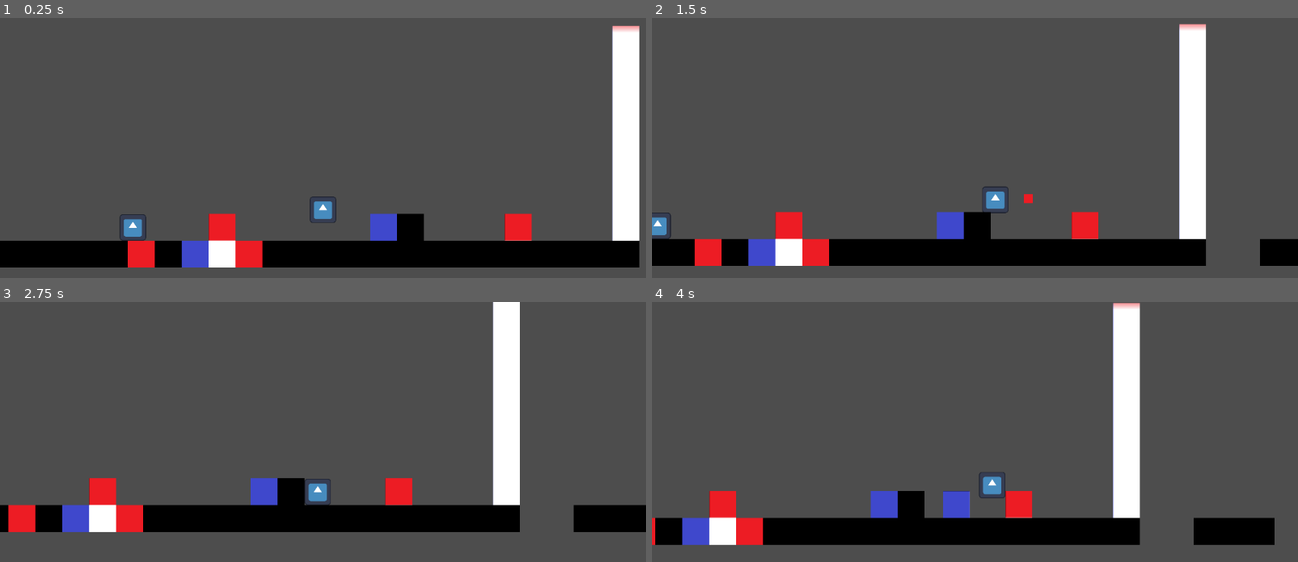
Above: before the commit, frames 1-4 (two rows, left to right).
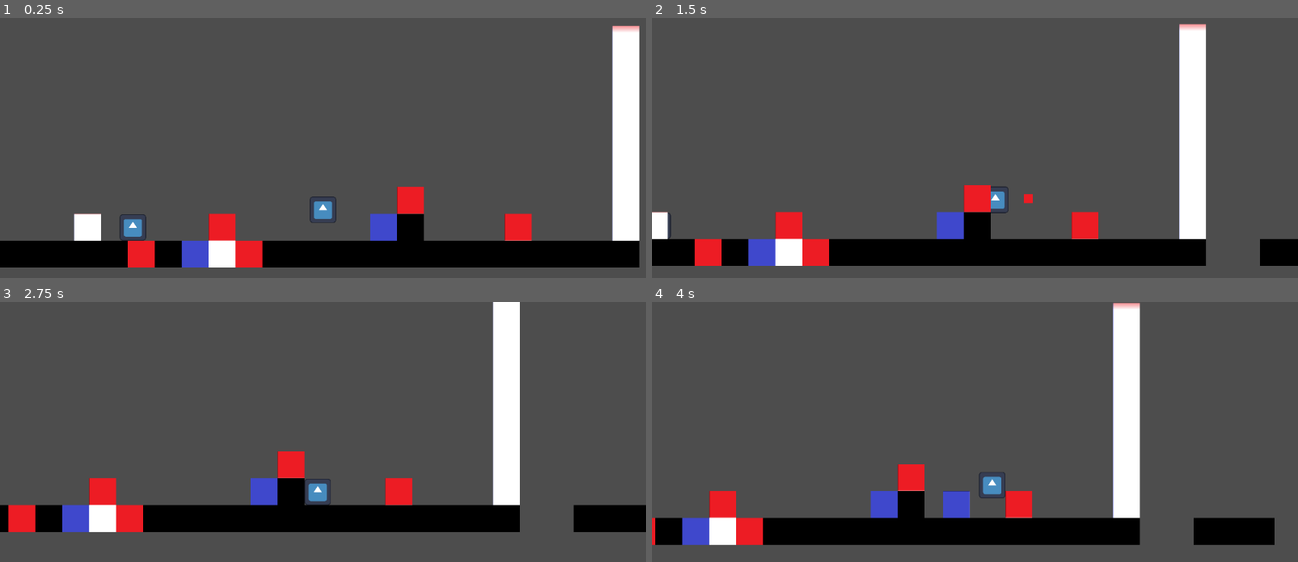
Above: after the commit, the same moments.

Repository: Ismail4537/GGJ2025
Game: Godot game, scene res://scenes/char_test.tscn
Two runs of this game, one before a commit and one after it. Both use one fixed random seed, a clock stepped at 60 frames per second and the inputs below. The engine's default icon, where the game draws it, is replaced by a stand-in: a white triangle on a blue panel in a dark square.
Inputs:
- Up to frame 1 (0.25 s): no input
- Up to frame 2 (1.5 s): tap Enter (ui_accept) at 0.5, 0.77 s; hold Right (ui_right) from 0.53 s (still down); tap Up (addBubble) at 0.6 s; tap Z (shootBubble) at 1.35 s
- Up to frame 3 (2.75 s): tap Enter (ui_accept) at 1.52 s; release Right (ui_right) at 2.03 s; hold Left (ui_left) from 2.03 s (still down); tap Up (addBubble) at 2.1 s
- Up to frame 4 (4 s): release Left (ui_left) at 2.78 s; hold Right (ui_right) from 2.78 s (still down); tap Z (shootBubble) at 2.85 s; tap Enter (ui_accept) at 3.02, 3.77 s; tap Up (addBubble) at 3.6 s

The runs differ from the first frame. In frame 1, 0.9% of the frame differs, in the area x 11-66%, y 64-86%; in frame 2, 0.7%; in frame 3, 0.4%; in frame 4, 0.4%.

Commit message:
button held & press

Diff:
--- /dev/null
+++ b/Scripts/button_held.gd
@@ -0,0 +1,17 @@
+extends Area2D
+
+var pressed = false
+# Called when the node enters the scene tree for the first time.
+func _ready() -> void:
+	pass # Replace with function body.
+
+func _on_body_exited(body:Node2D) -> void:
+	if body.is_in_group("Player") or body.is_in_group("Enemy"):
+		pressed = false
+		print("Button released")
+
+
+func _on_body_entered(body:Node2D) -> void:
+	if body.is_in_group("Player") or body.is_in_group("Enemy"):
+		pressed = true
+		print("Button pressed")
--- /dev/null
+++ b/Scripts/button_press.gd
@@ -0,0 +1,12 @@
+extends Area2D
+
+var pressed = false
+# Called when the node enters the scene tree for the first time.
+func _ready() -> void:
+	pass # Replace with function body.
+
+func _on_body_entered(body:Node2D) -> void:
+	print(body.get_groups())
+	if body.is_in_group("Player") or body.is_in_group("Enemy"):
+		pressed = true
+		print("Button pressed")
--- a/Scripts/cage.gd
+++ b/Scripts/cage.gd
@@ -15,6 +15,4 @@
 	$StaticBody2D.get_child(0).set_deferred("disabled", false)
 	$Area2D.get_child(0).set_deferred("disabled", true)
 	caged = true
-	if (get_parent().get_name() == "geyser_trigger"):
-		get_parent().trigger_ammount_true += 1
-	print(caged)
+	print("Enemy Caged")
--- a/Scripts/geyser_trigger.gd
+++ b/Scripts/geyser_trigger.gd
@@ -25,7 +25,7 @@
 			if child.pressed == true:
 				trigger_ammount_true += 1
 		if child.is_in_group("button_held"):
-			if child.pressed == false:
+			if child.pressed == true:
 				trigger_ammount_true += 1
 
 func open_geyser():
--- a/class/enemy.tscn
+++ b/class/enemy.tscn
@@ -19,7 +19,7 @@
 
 [node name="Enemy" type="CharacterBody2D" groups=["Enemy"]]
 collision_layer = 4
-collision_mask = 17
+collision_mask = 49
 script = ExtResource("1_2u33u")
 
 [node name="Sprite2D" type="Sprite2D" parent="."]
--- a/project.godot
+++ b/project.godot
@@ -42,6 +42,7 @@
 2d_physics/layer_3="Enemy"
 2d_physics/layer_4="Bubble"
 2d_physics/layer_5="Interactable"
+2d_physics/layer_6="Button"
 
 [rendering]
 
--- /dev/null
+++ b/scenes/button_held.tscn
@@ -0,0 +1,26 @@
+[gd_scene load_steps=4 format=3 uid="uid://bg65mq1x6tsrn"]
+
+[ext_resource type="Script" path="res://Scripts/button_held.gd" id="1_rp42s"]
+[ext_resource type="Texture2D" uid="uid://bdm7w5pkj1b6u" path="res://Sprite/Untitled.png" id="1_xjy6n"]
+
+[sub_resource type="RectangleShape2D" id="RectangleShape2D_i73nk"]
+size = Vector2(16, 16)
+
+[node name="Button_held" type="Area2D" groups=["button_held"]]
+collision_layer = 32
+collision_mask = 6
+script = ExtResource("1_rp42s")
+
+[node name="Sprite2D" type="Sprite2D" parent="."]
+scale = Vector2(3, 3)
+texture = ExtResource("1_xjy6n")
+hframes = 2
+vframes = 2
+frame = 3
+
+[node name="CollisionShape2D" type="CollisionShape2D" parent="."]
+scale = Vector2(3, 3)
+shape = SubResource("RectangleShape2D_i73nk")
+
+[connection signal="body_entered" from="." to="." method="_on_body_entered"]
+[connection signal="body_exited" from="." to="." method="_on_body_exited"]
--- /dev/null
+++ b/scenes/button_press.tscn
@@ -0,0 +1,25 @@
+[gd_scene load_steps=4 format=3 uid="uid://p4wwr0bj2o54"]
+
+[ext_resource type="Script" path="res://Scripts/button_press.gd" id="1_bkble"]
+[ext_resource type="Texture2D" uid="uid://bdm7w5pkj1b6u" path="res://Sprite/Untitled.png" id="1_lxbny"]
+
+[sub_resource type="RectangleShape2D" id="RectangleShape2D_i73nk"]
+size = Vector2(16, 16)
+
+[node name="Button_press" type="Area2D" groups=["button_press"]]
+collision_layer = 32
+collision_mask = 6
+script = ExtResource("1_bkble")
+
+[node name="Sprite2D" type="Sprite2D" parent="."]
+scale = Vector2(3, 3)
+texture = ExtResource("1_lxbny")
+hframes = 2
+vframes = 2
+frame = 1
+
+[node name="CollisionShape2D" type="CollisionShape2D" parent="."]
+scale = Vector2(3, 3)
+shape = SubResource("RectangleShape2D_i73nk")
+
+[connection signal="body_entered" from="." to="." method="_on_body_entered"]
--- a/scenes/char_test.tscn
+++ b/scenes/char_test.tscn
@@ -9,6 +9,8 @@
 [ext_resource type="PackedScene" uid="uid://bi55dg2a77x05" path="res://scenes/cage.tscn" id="6_ssmgg"]
 [ext_resource type="PackedScene" uid="uid://e2gssssrepcx" path="res://scenes/geyser.tscn" id="7_oc0od"]
 [ext_resource type="PackedScene" uid="uid://dp3a7suw5yaqs" path="res://scenes/geyser_trigger.tscn" id="8_f60mf"]
+[ext_resource type="PackedScene" uid="uid://p4wwr0bj2o54" path="res://scenes/button_press.tscn" id="10_wafq6"]
+[ext_resource type="PackedScene" uid="uid://bg65mq1x6tsrn" path="res://scenes/button_held.tscn" id="11_ilkcp"]
 
 [sub_resource type="TileSetAtlasSource" id="TileSetAtlasSource_qersm"]
 resource_name = "Ground"
@@ -65,6 +67,14 @@
 [node name="Cage2" parent="Geyser/GeyserTrigger" groups=["cage"] instance=ExtResource("6_ssmgg")]
 position = Vector2(144, 32)
 
+[node name="Button_press" parent="Geyser/GeyserTrigger" instance=ExtResource("10_wafq6")]
+position = Vector2(480, 16)
+scale = Vector2(0.333333, 0.333333)
+
+[node name="Button_held" parent="Geyser/GeyserTrigger" instance=ExtResource("11_ilkcp")]
+position = Vector2(288, 32)
+scale = Vector2(0.333333, 0.333333)
+
 [node name="Enemy3" parent="." instance=ExtResource("3_7f30n")]
 position = Vector2(-360, 312)
 scale = Vector2(0.37, 0.37)
--- a/scenes/player.tscn
+++ b/scenes/player.tscn
@@ -12,9 +12,9 @@
 [sub_resource type="RectangleShape2D" id="RectangleShape2D_ffmho"]
 size = Vector2(64, 128)
 
-[node name="Player" type="CharacterBody2D"]
+[node name="Player" type="CharacterBody2D" groups=["Player"]]
 collision_layer = 2
-collision_mask = 25
+collision_mask = 57
 slide_on_ceiling = false
 platform_floor_layers = 4294967289
 script = ExtResource("1_uvcr7")
Not shown: 1 places in scenes/char_test.tscn that only renumber resources
